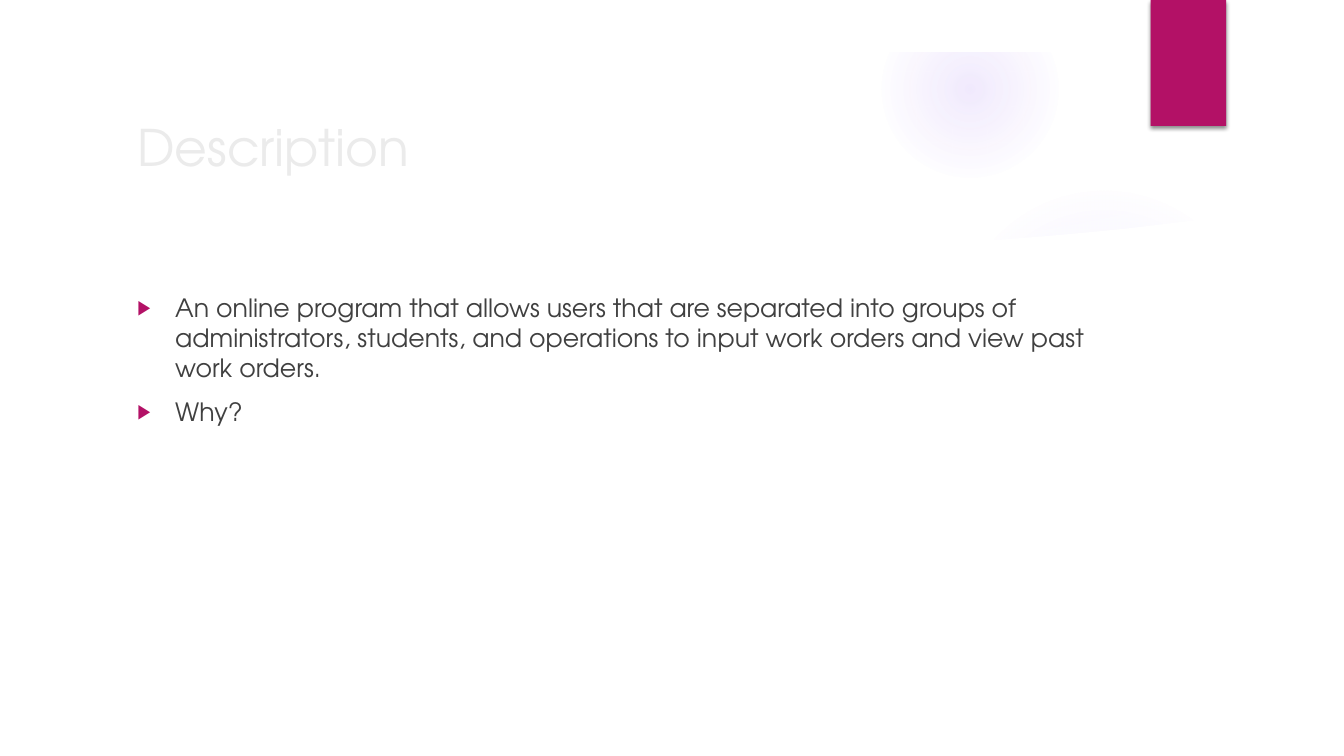
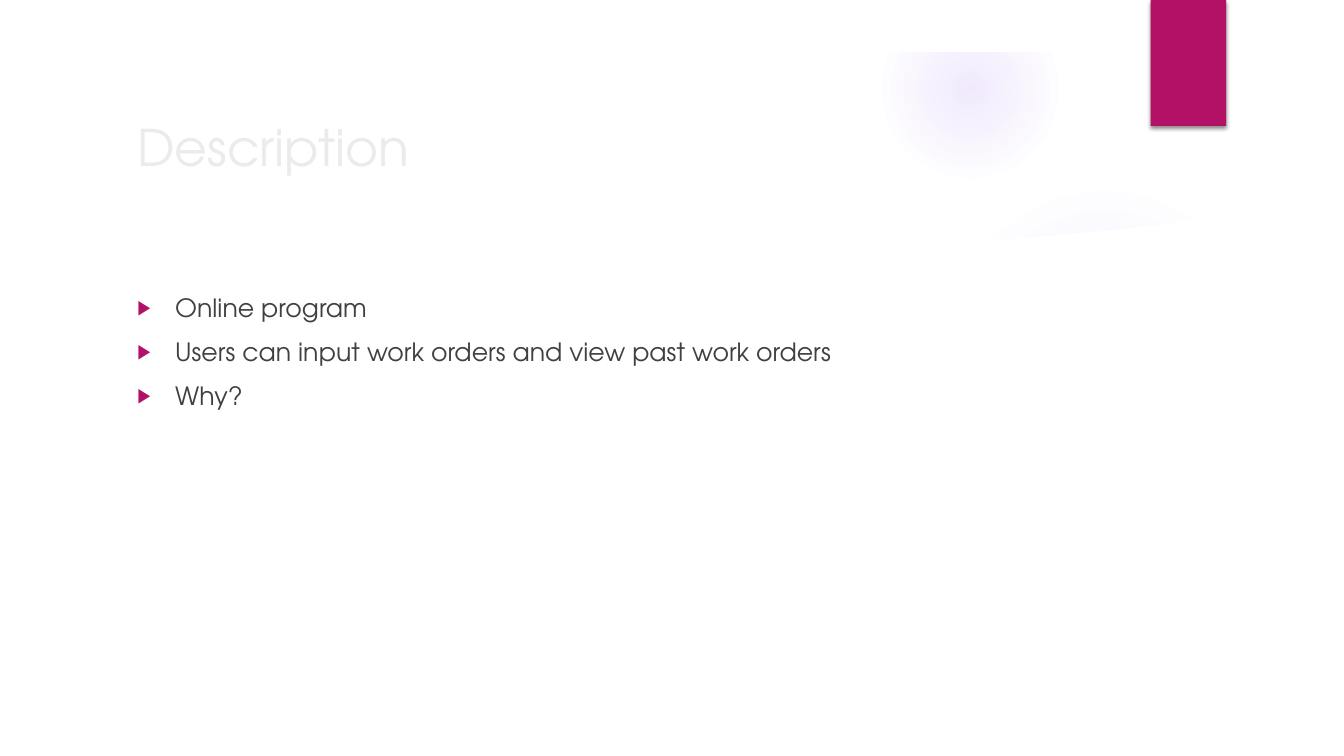
Before and after one commit to jthuber44/SeniorProject, a slide deck: slide 2 of powerPoint.pptx. Drawn at 1344x756 pixels with LibreOffice and Linux fonts; fonts in the diff are those of the drawing; background and template pictures are left out. Boxes give left, top, right and bottom in pixels: in the first picture for what was removed or moved away, otherwise in the second. Text is boxed around its words. In the diff, an @@ line names an element or a change of style, - is before the commit and + after.

Commit message:
powerpoint

```diff
--- a/powerPoint.pptx
+++ b/powerPoint.pptx
@@ text at [175, 298, 831, 366]: text changed @@
-▶ An online program that allows users that are separated into groups of administrators, students, and operations to input work orders and view past work orders.
+▶ Online program
+▶ Users can input work orders and view past work orders
```
Also in this commit, not shown: 2 other slides changed.
